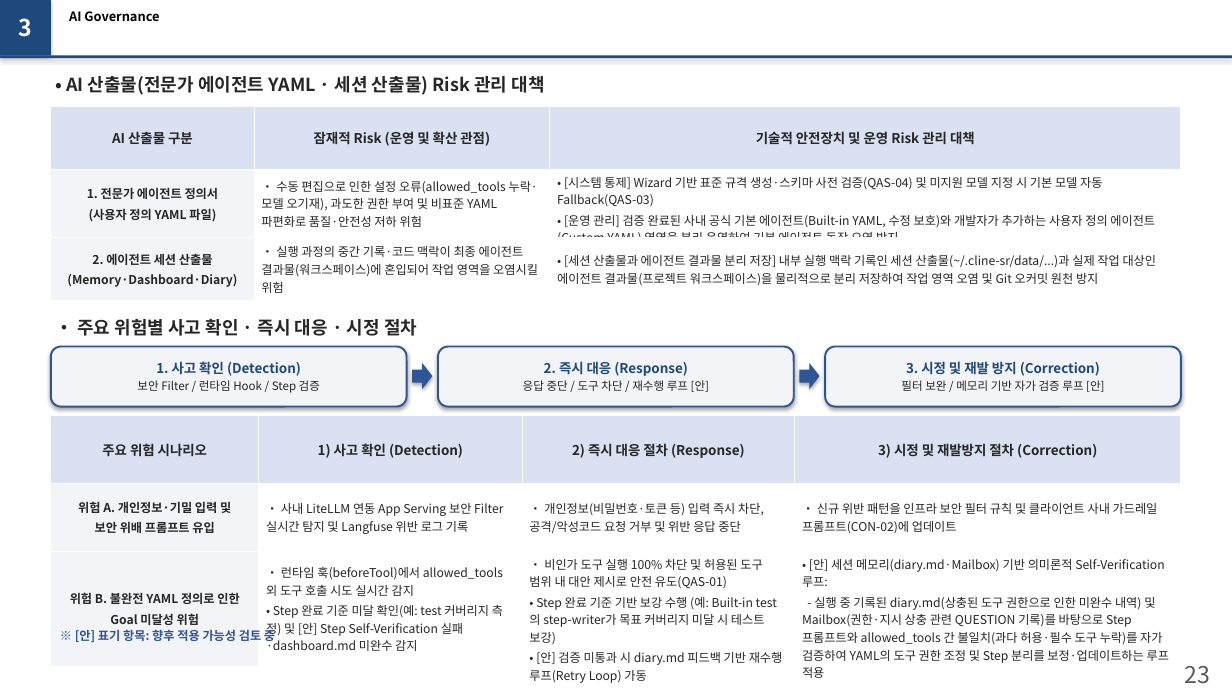
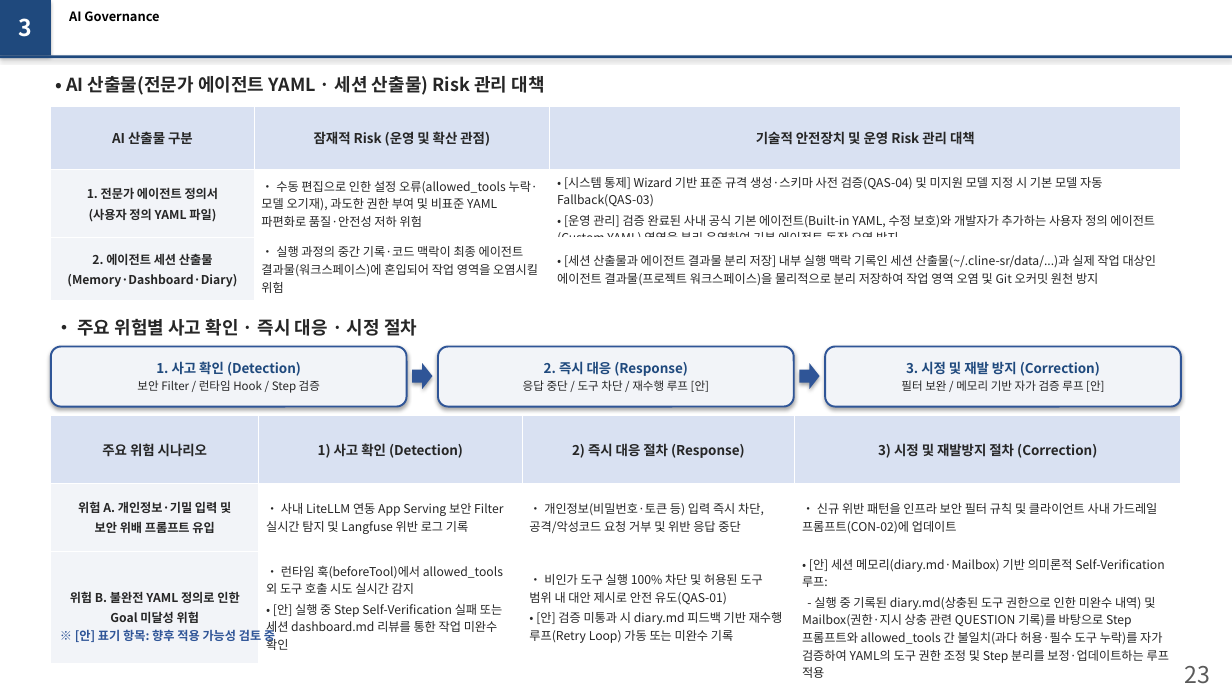
Before and after one commit to misjin05/playground, a slide deck: slide 2 of AIS/Reports/Slide22_23_Update.pptx. Drawn at 1232x693 pixels with LibreOffice and Linux fonts; fonts in the diff are those of the drawing. Boxes give left, top, right and bottom in pixels: in the first picture for what was removed or moved away, otherwise in the second. Text is boxed around its words. In the diff, an @@ line names an element or a change of style, - is before the commit and + after.

```diff
--- a/AIS/Reports/Slide22_23_Update.pptx
+++ b/AIS/Reports/Slide22_23_Update.pptx
@@ table at (51, 416, 1181, 682) @@
-row 3, column 2: • 런타임 훅(beforeTool)에서 allowed_tools 외 도구 호출 시도 실시간 감지 / • Step 완료 기준 미달 확인(예: test 커버리지 측정) 및 [안] Step Self-Verification 실패·dashboard.md 미완수 감지
+row 3, column 2: • 런타임 훅(beforeTool)에서 allowed_tools 외 도구 호출 시도 실시간 감지 / • [안] 실행 중 Step Self-Verification 실패 또는 세션 dashboard.md 리뷰를 통한 작업 미완수 확인
-row 3, column 3: • 비인가 도구 실행 100% 차단 및 허용된 도구 범위 내 대안 제시로 안전 유도(QAS-01) / • Step 완료 기준 기반 보강 수행 (예: Built-in test의 step-writer가 목표 커버리지 미달 시 테스트 보강) / • [안] 검증 미통과 시 diary.md 피드백 기반 재수행 루프(Retry Loop) 가동
+row 3, column 3: • 비인가 도구 실행 100% 차단 및 허용된 도구 범위 내 대안 제시로 안전 유도(QAS-01) / • [안] 검증 미통과 시 diary.md 피드백 기반 재수행 루프(Retry Loop) 가동 또는 미완수 기록
```
Also in this commit, not shown: 1 other file.
